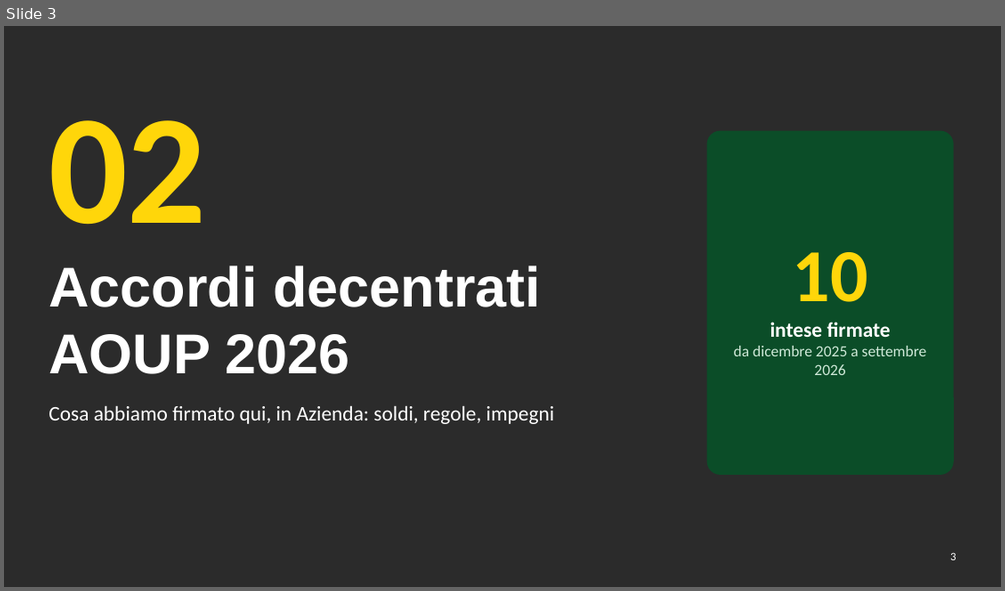
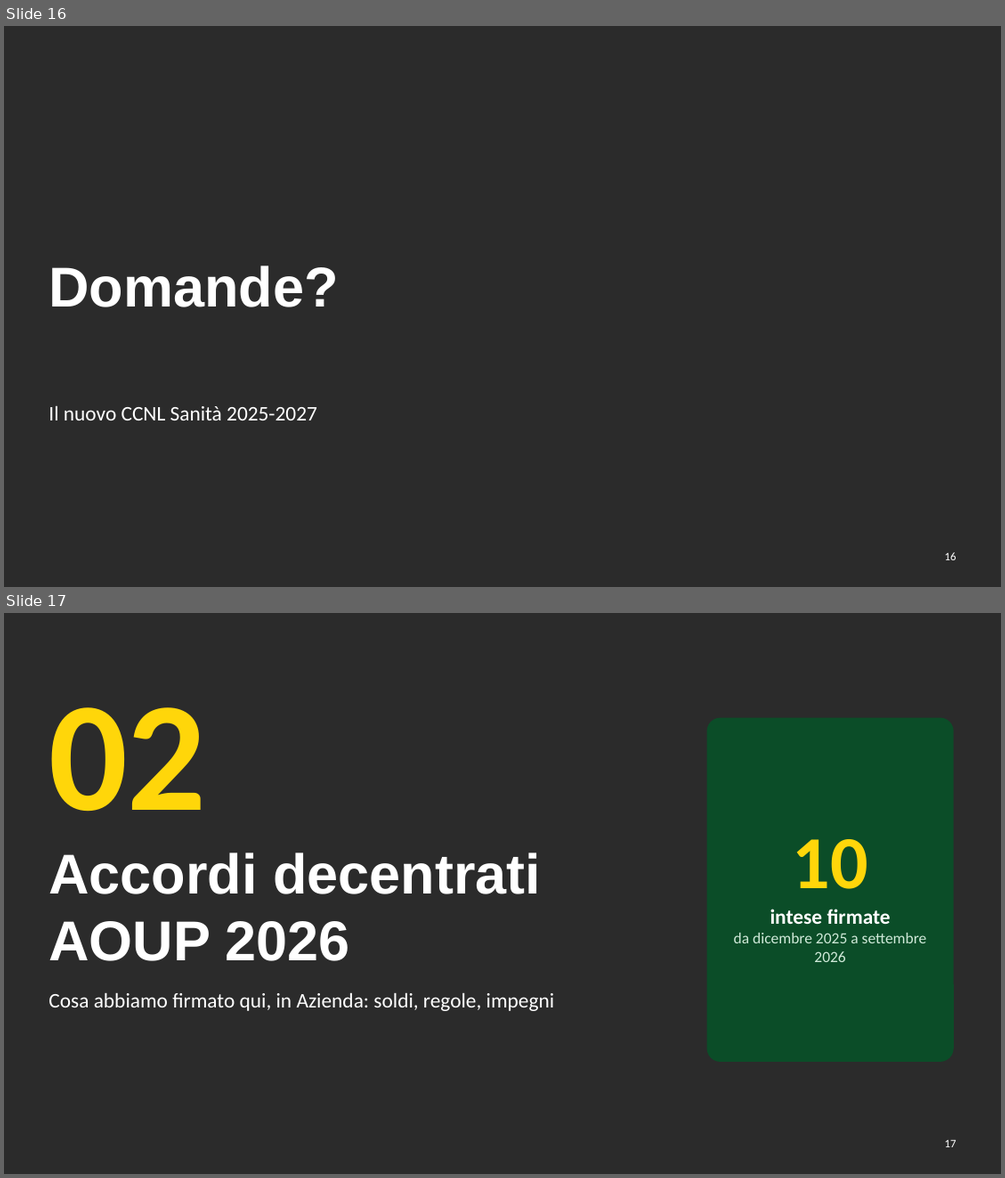
Before and after one commit to aki1806-droid/Prove, a slide deck: produzione/assemblea-2026-12-07/slide/assemblea-2026-12-07.pptx. Shown one above the other, each under a label of ours: slide 3 before the commit, slides 16 and 17 after it. The pictures are 1005x591 and 1005x1178 pixels, drawn with LibreOffice and Linux fonts; fonts in the diff are those of the drawing; background and template pictures are left out; a plain dark background stands for a picture behind light text. Boxes give left, top, right and bottom in pixels: in the first picture for what was removed or moved away, otherwise in the second. Text is boxed around its words. In the diff, an @@ line names an element or a change of style, - is before the commit and + after.

```diff
--- a/produzione/assemblea-2026-12-07/slide/assemblea-2026-12-07.pptx
+++ b/produzione/assemblea-2026-12-07/slide/assemblea-2026-12-07.pptx
@@ slide 16 added at [4,26,1001,587], background picture (left out) @@
@@ title added at [48,265,338,307], 54 pt, text #FFFFFF, bold @@
+Domande?
@@ text added at [48,405,317,420], 20 pt, text #FFFFFF @@
+Il nuovo CCNL Sanità 2025-2027
@@ page number added at [945,552,956,560], 11 pt, text #FFFFFF @@
+16
@@ what was slide 3 is now slide 17 @@
@@ page number at [945,1139,956,1147]: text changed @@
-3
+17
```
Also in this commit, not shown: 2 slides changed, 13 other slides added, 20 other files.
